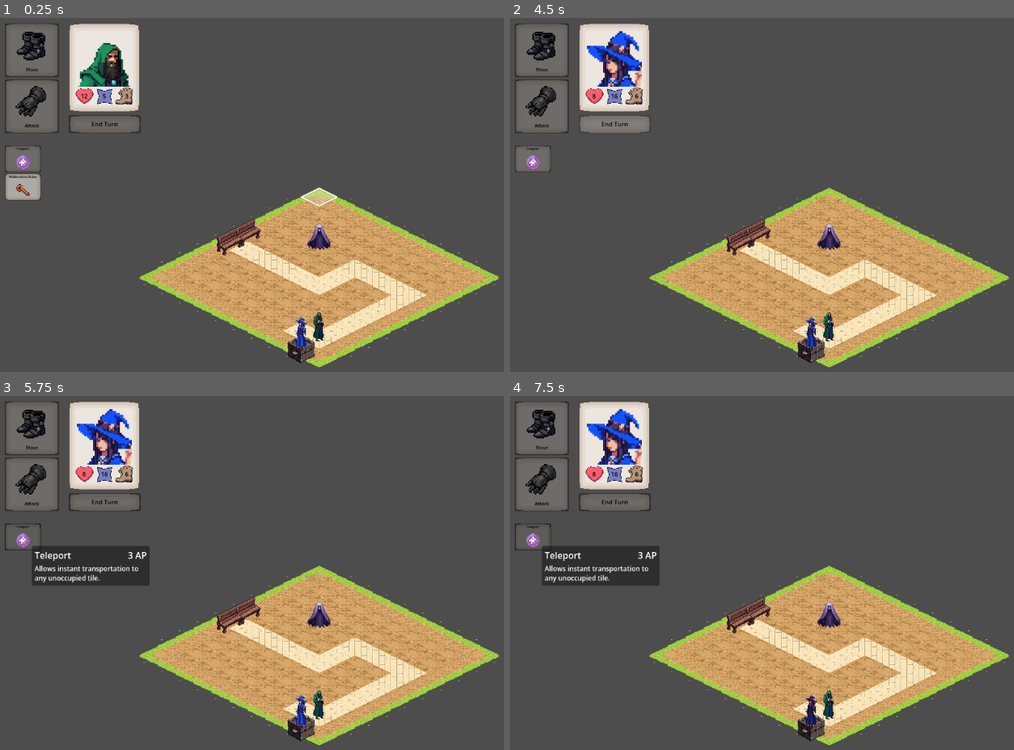
Above: before the commit, frames 1-4 (two rows, left to right).
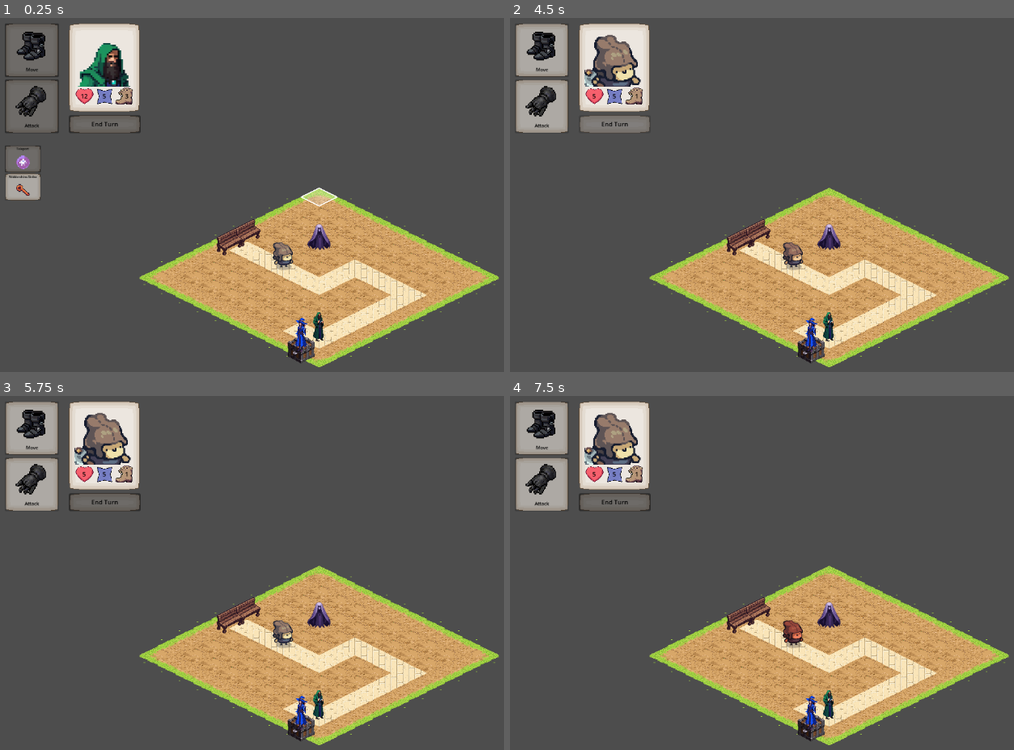
Above: after the commit, the same moments.

Repository: thesackofeyes/Spooks
Game: Godot game, scene res://Scenes/main.tscn
Two runs of this game, one before a commit and one after it. Both use one fixed random seed, a clock stepped at 60 frames per second and the inputs below.
Inputs (mouse positions are in pixels of both pictures, inside the frame that each line leads up to):
- Up to frame 1 (0.25 s): no input
- Up to frame 2 (4.5 s): click "End Turn" at 0.5 s; click "Move" at 1.25 s; click "Attack" at 2 s; click "Teleport" at 2.75 s; click "End Turn" at 3.5 s; click "End Turn" at 4.25 s
- Up to frame 3 (5.75 s): click (25, 537) at 5 s, where only the run before the commit has a clickable "Teleport"
- Up to frame 4 (7.5 s): click (540, 427) at 5.75 s, where only the run before the commit has a clickable "Move"; click (540, 484) at 6.5 s, where only the run before the commit has a clickable "Attack"; click (535, 537) at 7.25 s, where only the run before the commit has a clickable "Teleport"

The runs differ from the first frame. In frame 1, 0.3% of the frame differs, in the area x 54-59%, y 63-72%; in frame 2, 4.6%; in frame 3, 6.6%; in frame 4, 6.8%, in the area x 0-61%, y 1-95%.

Commit message:
Add second token enemy

Diff:
--- a/Scripts/save_manager.gd
+++ b/Scripts/save_manager.gd
@@ -26,6 +26,7 @@
 	create_unit("Spook", "Apprentice")
 	create_unit("Witch", "Malevolant")
 	create_unit("Ghost", "Small")
+	create_unit("Pawn", "Small")
 
 	data.current_unit = data.units[0]
 	save_game()
--- a/Scripts/unit_library.gd
+++ b/Scripts/unit_library.gd
@@ -3,7 +3,8 @@
 const UNIT_LIBRARY := {
 	"Spook:Apprentice": preload("res://Units/Allies/spook.tres"),
 	"Witch:Malevolant": preload("res://Units/Allies/witch.tres"),
-	"Ghost:Small": preload("res://Units/Enemies/ghost.tres")
+	"Ghost:Small": preload("res://Units/Enemies/ghost.tres"),
+	"Pawn:Small": preload("res://Units/Enemies/pawn.tres")
 }
 
 func create_unit(unit_class: String, unit_subclass: String = "") -> UnitData:
--- a/Units/Enemies/ghost.tres
+++ b/Units/Enemies/ghost.tres
@@ -14,7 +14,7 @@
 unit_subclass = "Small"
 flavour_text = "A small ghost that haunts this place. It is weak, but can be a nuisance if not dealt with."
 player_unit = false
-base_hp = 3
+base_hp = 20
 speed = 1
 resolve = 1
 metadata/_custom_type_script = "uid://ckohomhh5krns"
--- /dev/null
+++ b/Units/Enemies/pawn.tres
@@ -0,0 +1,22 @@
+[gd_resource type="Resource" script_class="UnitData" format=3 uid="uid://ci8rcylv4wn60"]
+
+[ext_resource type="Script" uid="uid://bp34lrn2n88r5" path="res://Scripts/ability.gd" id="1_osodk"]
+[ext_resource type="Script" uid="uid://ckohomhh5krns" path="res://Scripts/unit_data.gd" id="2_awabd"]
+[ext_resource type="Texture2D" uid="uid://b4n514ekiqxpa" path="res://Assets/Characters/Pawn/Pawn_Idle.png" id="3_pawn"]
+
+[resource]
+script = ExtResource("2_awabd")
+sprite = ExtResource("3_pawn")
+sprite_h_frames = 8
+sprite_v_frames = 1
+sprite_scale = 0.7
+hero_sprite_x = 3
+start_position = Vector2i(6, 4)
+unit_class = "Pawn"
+unit_subclass = "Small"
+flavour_text = "A small pawn, not very threatening."
+player_unit = false
+base_hp = 5
+speed = 1
+resolve = 1
+metadata/_custom_type_script = "uid://ckohomhh5krns"
Binary file changed: Assets/Aesprite/character portraits.aseprite
Binary file added: Assets/Characters/character portraits-export.png
Not shown, added: Assets/Characters/character portraits-export.png.import
Binary file changed: Assets/Characters/character portraits.png
Not shown, changed: Todos.txt
